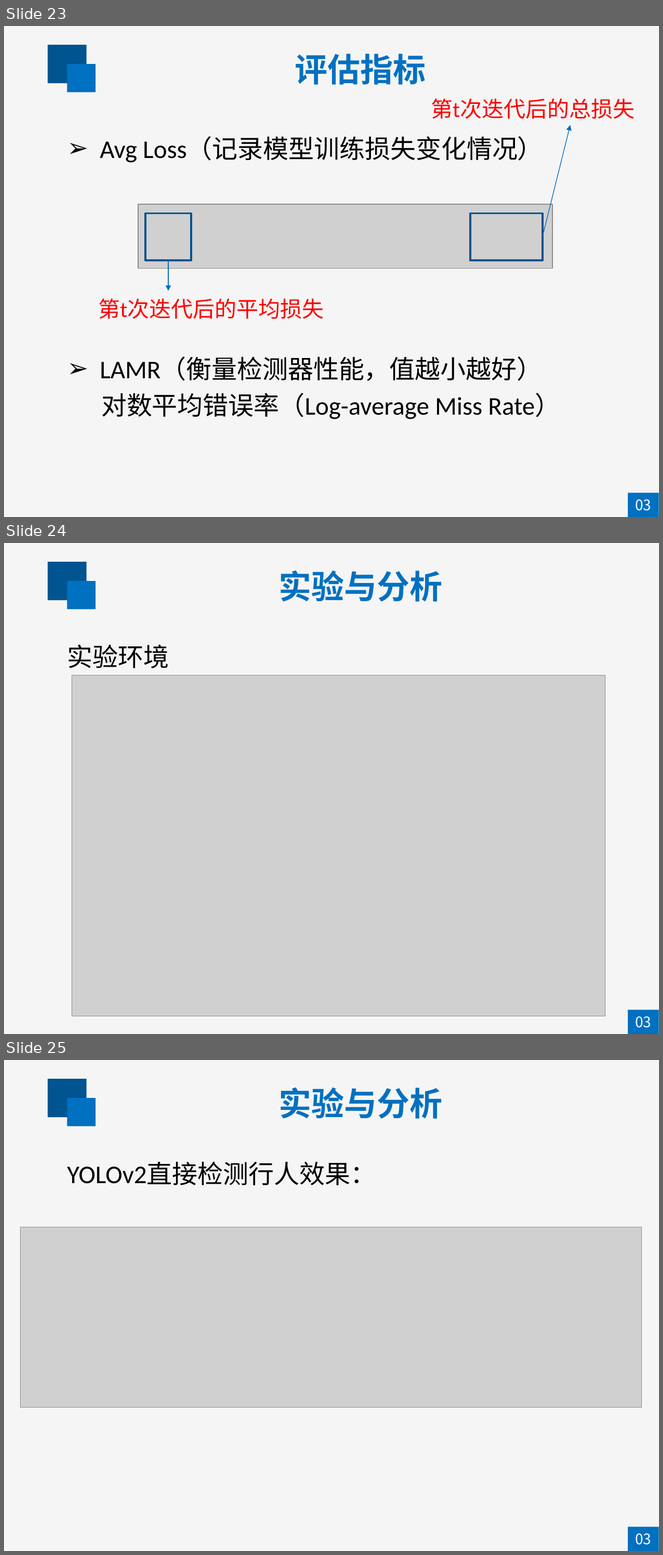
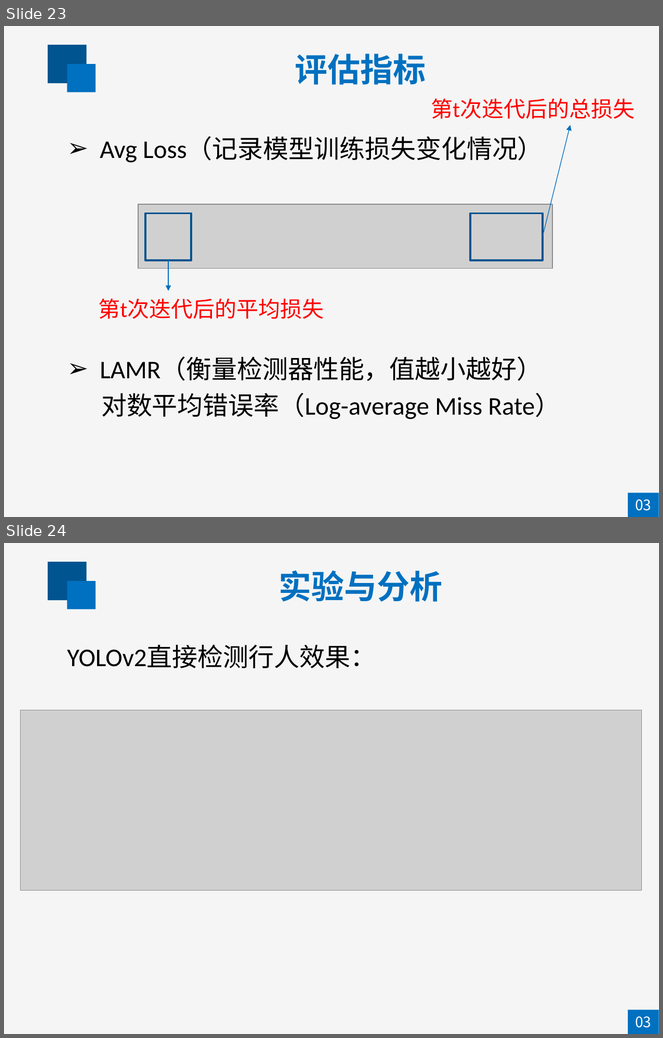
Before and after one commit to ZHuiLBo/PaperBK, a slide deck: 赵惠答辩（删）.pptx. Shown one above the other, each under a label of ours: slides 23, 24 and 25 before the commit, slides 23 and 24 after it. The pictures are 663x1555 and 663x1038 pixels, drawn with LibreOffice and Linux fonts; fonts in the diff are those of the drawing; grey boxes stand for pictures. Boxes give left, top, right and bottom in pixels: in the first picture for what was removed or moved away, otherwise in the second. Text is boxed around its words. In the diff, an @@ line names an element or a change of style, - is before the commit and + after.

Commit message:
删掉实验环境

```diff
--- a/赵惠答辩（删）.pptx
+++ b/赵惠答辩（删）.pptx
@@ slide 24 removed at box(4, 543, 659, 1034), background #F5F5F5 @@
@@ rectangle removed at box(48, 562, 87, 601) @@
@@ text removed at box(279, 571, 442, 602) @@
-实验与分析
@@ rectangle removed at box(67, 581, 95, 609) @@
@@ text removed at box(67, 644, 169, 668) @@
-实验环境
@@ picture removed at box(72, 676, 606, 1017) @@
@@ rectangle removed at box(629, 1010, 659, 1034) @@
@@ text removed at box(635, 1017, 651, 1028) @@
-03
@@ what was slide 25 is now slide 24 @@
```
